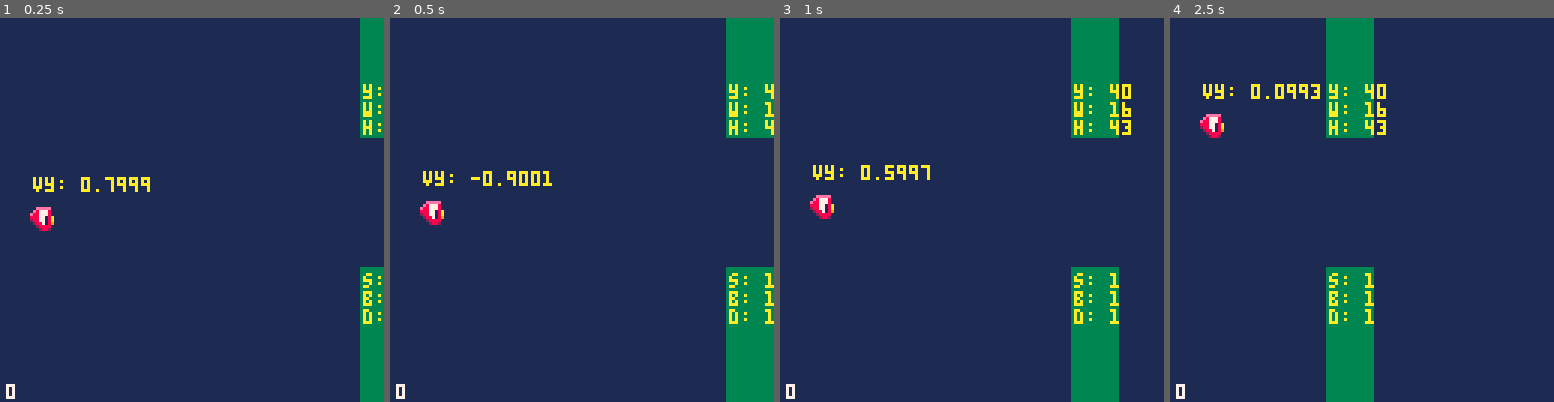
Above: before the commit, frames 1-4 (left to right).
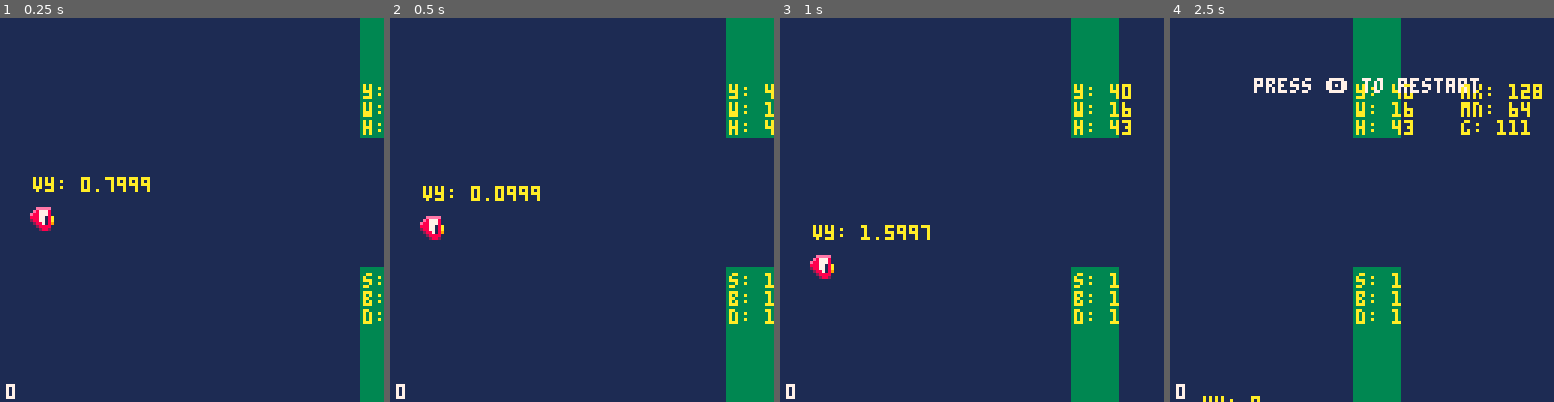
Above: after the commit, the same moments.

Repository: pixelrip/flappy
Game: PICO-8 cartridge flappy.p8
Two runs of this game, one before a commit and one after it. Both use one fixed random seed, a clock stepped at 60 frames per second and the inputs below.
Inputs:
- Up to frame 1 (0.25 s): no input
- Up to frame 2 (0.5 s): tap X (X key) at 0.33 s
- Up to frame 3 (1 s): tap O (Z key) at 0.7 s
- Up to frame 4 (2.5 s): tap X (X key) at 1.07, 1.85 s; tap O (Z key) at 1.7, 2.1 s

Frame 1 is identical in both runs. In frame 2, 1.5% of the frame differs, in the area x 7-43%, y 39-58%; in frame 3, 1.5%; in frame 4, 12%, in the area x 7-97%, y 0-100%.

Commit message:
Adjust gate gap and difficulty parameters
Reduced gate gap and difficulty increase rate for finer control over game difficulty. Updated gate spawning logic to clamp gap values and added debug output for gap calculations in gates.lua.

Diff:
--- a/src/constants.lua
+++ b/src/constants.lua
@@ -3,15 +3,15 @@
 SPIKE_DURATION = 300 -- difficulty spike lasts for X frames
 SPIKE_DIFFICULTY = 5 -- difficulty spike increases difficulty by X
 SPIKE_INTERVAL = 15 -- difficulty spike every X score points
-DIFFICULTY_INCREASE_RATE = 5 -- increase base difficulty every X score points
+DIFFICULTY_INCREASE_RATE = 3 -- increase base difficulty every X score points
 MAX_SPEED  = 5 -- max gate speed (pixels/frame)
 SPEED_INCREASE_RATE = 0.25 -- increase speed by X every difficulty level (pixels/frame)
 
-P_FLAP = -2.5
+P_FLAP = -1.5
 P_START_X = 10
 P_START_Y = 60
 P_GRAVITY = 0.1
-P_MAX_VY_UP = -4 -- max_up_velocity (pixels/frame)
+P_MAX_VY_UP = -3 -- max_up_velocity (pixels/frame)
 P_MAX_VY_DOWN = 4 -- max_down_velocity (pixels/frame)
 
 GATE_MIN_HEIGHT = 20
@@ -28,6 +28,8 @@
 GATE_CLAMP_MAX_WIDTH = 60
 GATE_CLAMP_MIN_WIDTH = 30
 
-GATE_GAP_MAX = 192
-GATE_GAP_MIN = 128
+GATE_GAP_MAX = 128
+GATE_GAP_MIN = 64
 GATE_GAP_INCREMENT = 4
+GATE_CLAMP_GAP_MAX = 64
+GATE_CLAMP_GAP_MIN = 32
--- a/src/gates.lua
+++ b/src/gates.lua
@@ -34,6 +34,10 @@
             print("s: "..game:get_speed(), _gt.x+1, _gt.y+_gt.h+2, 10)
             print("b: "..game.base_difficulty, _gt.x+1, _gt.y+_gt.h+8, 10)
             print("d: "..game:get_effective_difficulty(), _gt.x+1, _gt.y+_gt.h+14, 10)
+
+            print("mx: ".._gt.debug_max_gap, _gt.x+_gt.w+20, _gt.y-18, 10)
+            print("mn: ".._gt.debug_min_gap, _gt.x+_gt.w+20, _gt.y-12, 10)
+            print("g: ".._gt.debug_gap, _gt.x+_gt.w+20, _gt.y-6, 10)
 
         end
     end,
@@ -77,23 +81,30 @@
         local _h = self:_get_gate_height(_d)
         local _y = self:_get_gate_y(_d, _h)
 
+        -- Calculate the next spawn time based on difficulty
+        -- Time for the gate to move on screen
+        local _t = _w / _s
+        -- Gap time based on difficulty
+        local _offset = (_d - 1) * GATE_GAP_INCREMENT
+        local _gmax = flr(max(GATE_GAP_MAX - _offset, GATE_CLAMP_GAP_MAX) / _s)
+        local _gmin = flr(max(GATE_GAP_MIN - _offset, GATE_CLAMP_GAP_MIN) / _s)
+        local _g = rnd_between(_gmin, _gmax)
+
+        self.next_gate = _t + _g
+
         add(self.list, {
             x = 128, -- Start off screen
             y = _y,
             w = _w,
             h = _h,
-            passed = false
+            passed = false,
+
+            -- DEBUG
+            debug_max_gap = _gmax,
+            debug_min_gap = _gmin,
+            debug_gap = _g
         })
 
-        -- Calculate the next spawn time based on difficulty
-        -- Time for the gate to move on screen
-        local _t = _w / _s
-        -- Gap time based on difficulty
-        local _offset = (_d - 1) * GATE_GAP_INCREMENT
-        local _gmax = GATE_GAP_MAX - _offset
-        local _gmin = GATE_GAP_MIN - _offset
-        local _g = rnd_between(_gmin, _gmax)
-        self.next_gate = _t + _g
     end,
 
     _get_gate_y = function(self, _d, _h)
